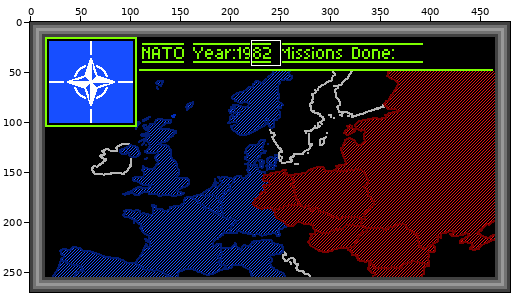
Pixel-art file -- Assets/Sprites/Menu/NatoPanelv2.aseprite. The picture above shows the old version from afar; the outline marks the close-up.
Close-up. First the earlier version:
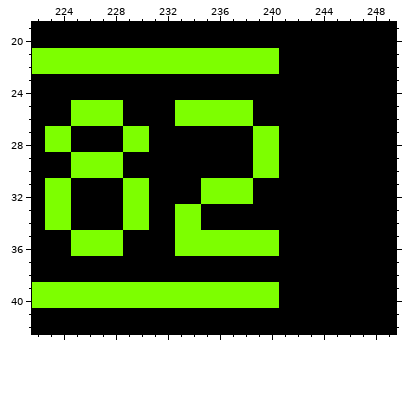
480x270 pixels, 1 frame. Shown: x 222..249, y 19..42.
Now the later version:
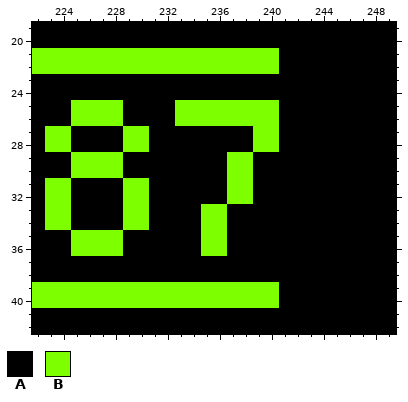
Palette (. is transparent): A #000000  B #7dff00
Edits made:
Layer "Layer 1":
y 25..26: x 239..240 AA -> BB
y 29..30: x 237..240 AABB -> BBAA
y 31..32: x 235..236 BB -> AA
y 33..34: x 233..236 BBAA -> AABB
y 35..36: x 233..234 BB -> AA; x 237..240 BBBB -> AAAA
